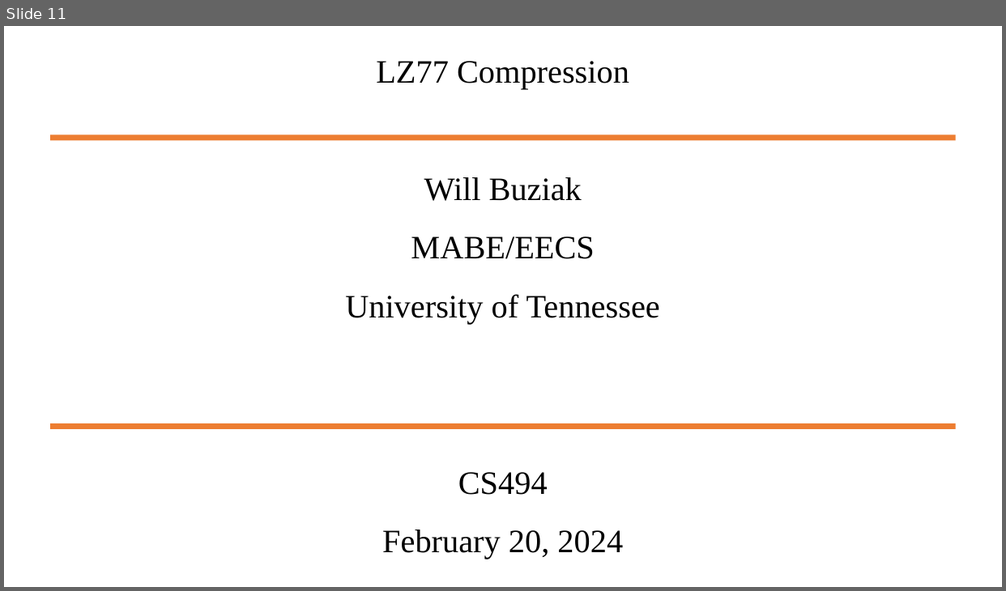
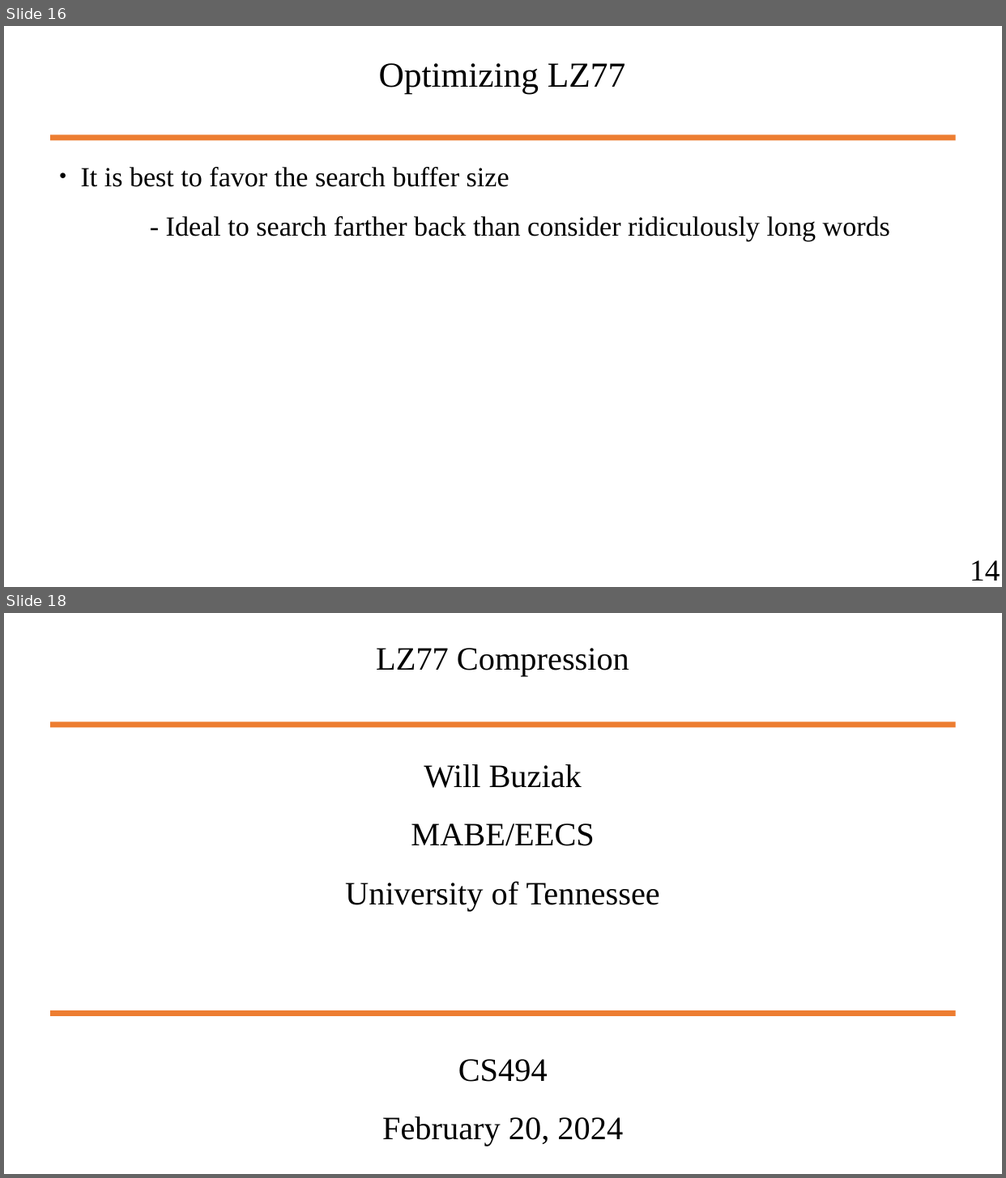
Before and after one commit to wbuz24/undergrad-repo, a slide deck: S24/cs494/notes/LZ77.pptx. Shown one above the other, each under a label of ours: slide 11 before the commit, slides 16 and 18 after it; the slides between them are not shown. The pictures are 1006x591 and 1006x1178 pixels, drawn with LibreOffice and Linux fonts; fonts in the diff are those of the drawing. Boxes give left, top, right and bottom in pixels: in the first picture for what was removed or moved away, otherwise in the second. Text is boxed around its words. In the diff, an @@ line names an element or a change of style, - is before the commit and + after.

```diff
--- a/S24/cs494/notes/LZ77.pptx
+++ b/S24/cs494/notes/LZ77.pptx
@@ slide 16 added at (x1=4, y1=26, x2=1002, y2=587), background #FFFFFF @@
@@ text added at (x1=379, y1=63, x2=625, y2=93), 28 pt, text #000000 @@
+Optimizing LZ77
@@ line added from (50, 138) to (956, 138), #ED7D31 4.51 pt @@
@@ text added at (x1=81, y1=167, x2=890, y2=241), 22 pt, text #000000 @@
+● It is best to favor the search buffer size
+- Ideal to search farther back than consider ridiculously long words
@@ text added at (x1=970, y1=561, x2=999, y2=581), 24 pt, text #000000 @@
+14
@@ what was slide 11 is now slide 18 @@
```
Also in this commit, not shown: 4 slides changed, 6 other slides added, 5 other files.
